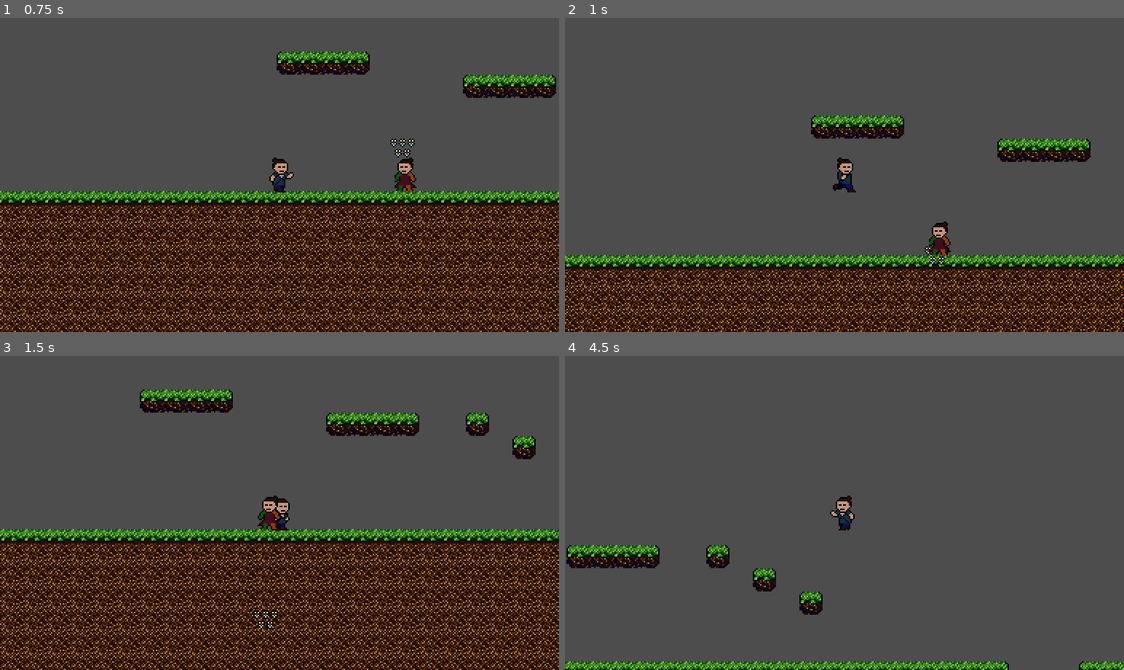
Above: before the commit, frames 1-4 (two rows, left to right).
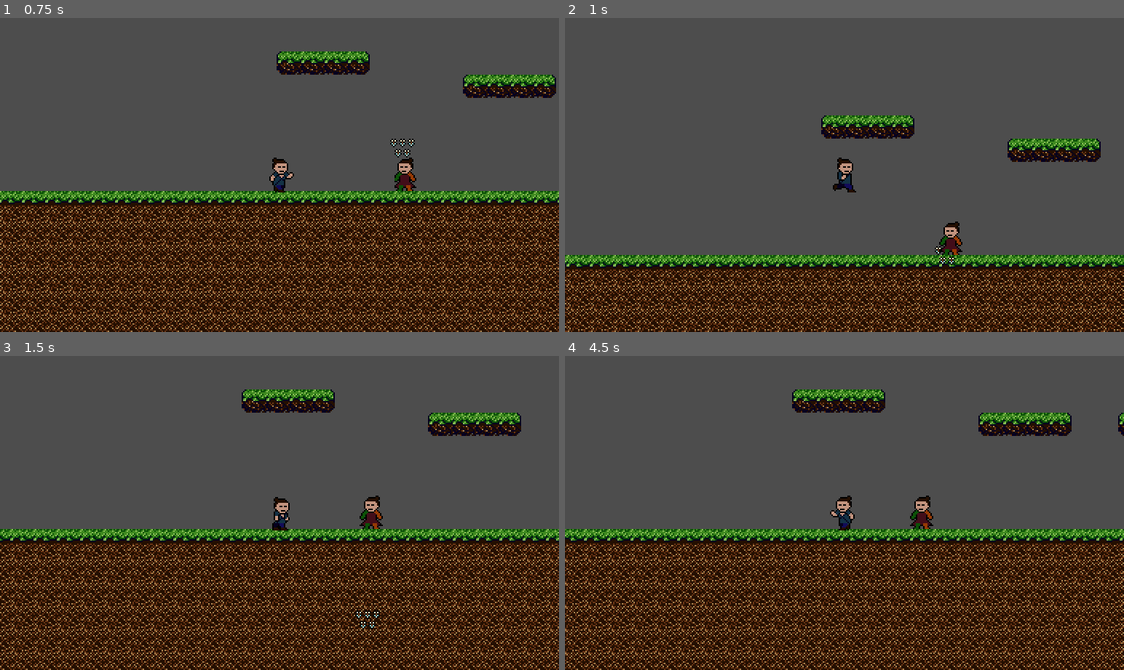
Above: after the commit, the same moments.

Repository: MichalPekalski89012/Katana-edge
Game: Godot game, scene res://game_level.tscn
The game is run twice, just before and just after one commit, with the same random seed, the same clock (stepped at 60 frames per second) and the same inputs.
Inputs:
- Up to frame 1 (0.75 s): hold D (right) from 0.53 s (still down); hold Space (attack) from 0.53 s (still down)
- Up to frame 2 (1 s): keep holding D (right); keep holding Space (attack); tap W (jump) at 0.77, 0.8 s
- Up to frame 3 (1.5 s): keep holding D (right); tap W (jump) at 1.07, 1.35 s; release Space (attack) at 1.28 s
- Up to frame 4 (4.5 s): tap W (jump) at 1.52, 1.82, 2.3, 3.02, 3.32, 3.6, 3.77, 4.07 s; tap Space (attack) at 1.55, 2.85, 4.35 s; release D (right) at 2.03 s; hold A (left) 2.03-2.78 s; hold Space (attack) 2.03-2.78 s; hold D (right) 2.78-4.28 s; hold A (left) from 4.28 s (still down)

Frame 1 is identical in both runs. In frame 2, 16% of the frame differs, in the area x 0-100%, y 31-100%; in frame 3, 31%; in frame 4, 47%, in the area x 0-100%, y 10-100%.

Commit message:
zmiana logiki skoku(opor powietrza),dostosowanie systemu ataku pod FSM,dalej problem z anulowaniem slide state

Diff:
--- a/Player/player.gd
+++ b/Player/player.gd
@@ -8,7 +8,7 @@
 
 @export_category("air movement")
 @export var jump_velocity = -300.0
-@export var air_resistance_value = 150.0
+@export var air_resistance_value = 350.0
 @export var horizontal_air_boost = 250.0
 
 @onready var animated_sprite_2d = $AnimatedSprite2D
@@ -20,8 +20,7 @@
 var direction = 0
 var was_on_floor
 var just_left_edge
-var is_sliding
-var is_about_to_slidejump = false
+var already_slided
 
 enum {
 	RUN,
@@ -46,6 +45,7 @@
 
 func run_state(direction,delta):
 	jumping()
+	air_resistance(delta)
 	if Input.is_action_pressed("down") and is_on_floor():
 		jump_slide_timer.start()
 		move_state = SLIDE
@@ -72,13 +72,12 @@
 	velocity.x = move_toward(velocity.x, 0, slide_friction * delta)
 
 	if Input.is_action_just_pressed("jump") and jump_slide_timer.time_left > 0.0:
-		is_about_to_slidejump = true
-		velocity.x = max_speed * direction * 3
-		velocity.y = jump_velocity * 1.5
+		velocity.x = max_speed * direction * 2
+		velocity.y = jump_velocity
 		move_state = JUMPSLIDE
-#	elif Input.is_action_just_released("down") and not is_about_to_slidejump:
-#		move_state = RUN
-#		print(jump_slide_timer.time_left)
+	elif Input.is_action_just_released("down") and jump_slide_timer.time_left == 0.0:
+		move_state = RUN
+		print(jump_slide_timer.time_left)
 
 	move_and_slide()
 
@@ -93,8 +92,8 @@
 
 
 
-func air_resistance(input_axis,delta):
-	if input_axis == 0 and not is_on_floor():
+func air_resistance(delta):
+	if not is_on_floor():
 		velocity.x = move_toward(velocity.x, 0, air_resistance_value * delta)
 
 func jumping():
@@ -112,7 +111,7 @@
 	if Input.is_action_pressed("attack") and not is_on_floor():
 		animation_player.play("Player_high_attack")
 
-	elif Input.is_action_pressed("attack") and is_sliding:
+	elif Input.is_action_pressed("attack") and move_state==SLIDE:
 		animation_player.play("Player_low_attack")
 
 	elif Input.is_action_pressed("attack"):
--- a/Player/player.tscn
+++ b/Player/player.tscn
@@ -245,5 +245,4 @@
 disabled = true
 
 [node name="JumpSlideTimer" type="Timer" parent="."]
-wait_time = 2.0
 one_shot = true
